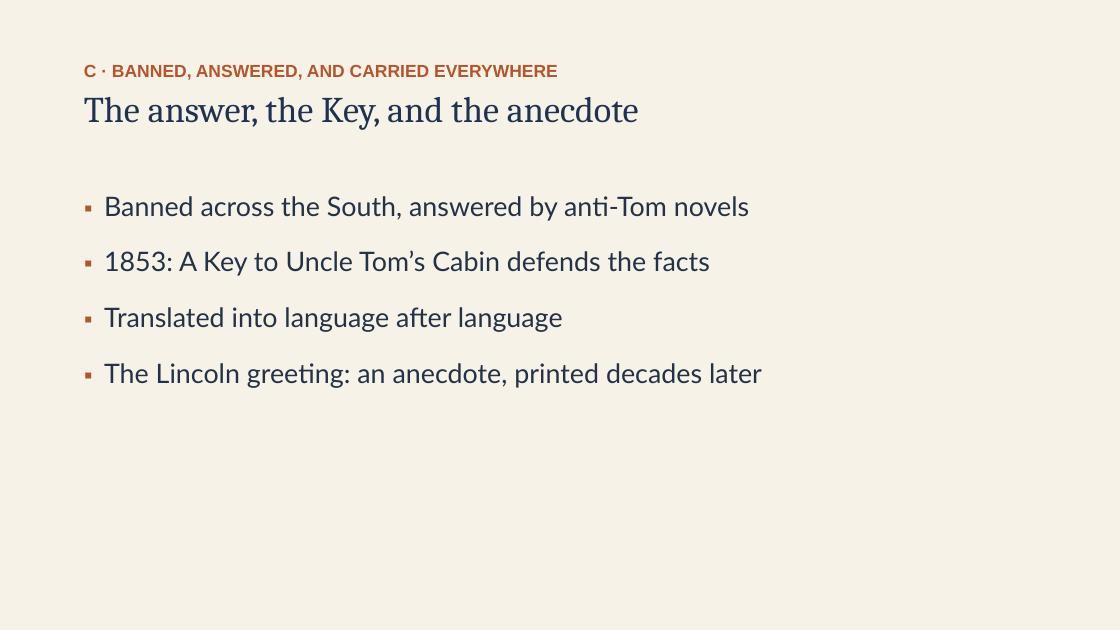
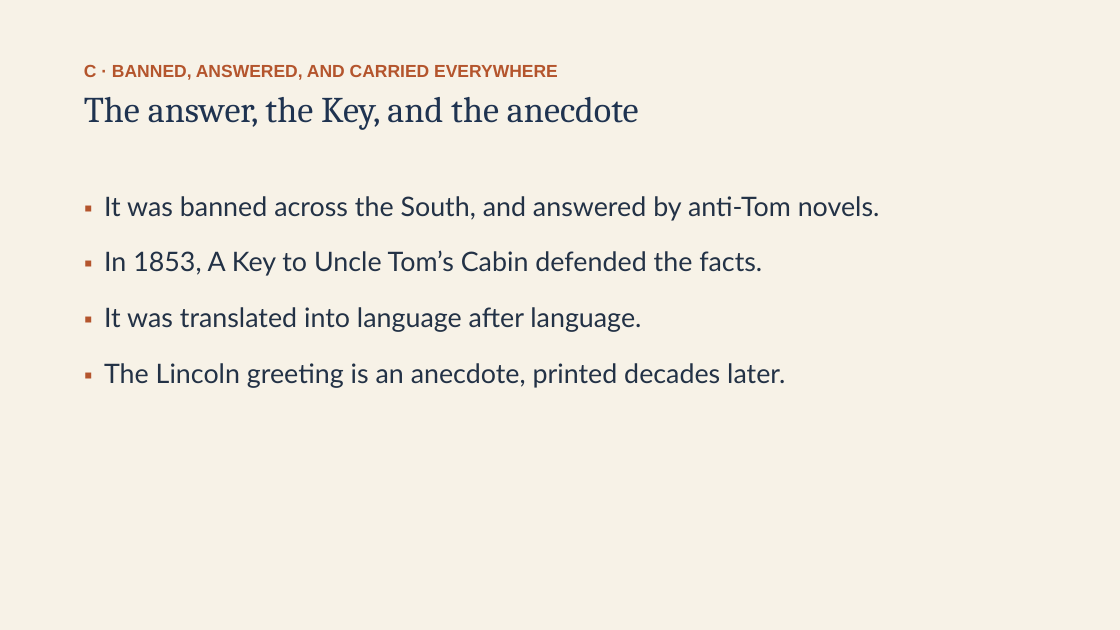
Before and after one commit to ab17gthb/humanities-curriculum-group, a slide deck: slide 11 of sectional-crisis/lesson-02/lesson-02-slides.pptx. Drawn at 1120x630 pixels with LibreOffice and Linux fonts; fonts in the diff are those of the drawing. Boxes give left, top, right and bottom in pixels: in the first picture for what was removed or moved away, otherwise in the second. Text is boxed around its words. In the diff, an @@ line names an element or a change of style, - is before the commit and + after.

```diff
--- a/sectional-crisis/lesson-02/lesson-02-slides.pptx
+++ b/sectional-crisis/lesson-02/lesson-02-slides.pptx
@@ text at <box>104,196,880,388</box>: text changed @@
-▪ Banned across the South, answered by anti-Tom novels
-▪ 1853: A Key to Uncle Tom’s Cabin defends the facts
-▪ Translated into language after language
-▪ The Lincoln greeting: an anecdote, printed decades later
+▪ It was banned across the South, and answered by anti-Tom novels.
+▪ In 1853, A Key to Uncle Tom’s Cabin defended the facts.
+▪ It was translated into language after language.
+▪ The Lincoln greeting is an anecdote, printed decades later.
```
Also in this commit, not shown: 9 other slides changed, 6 other files.
